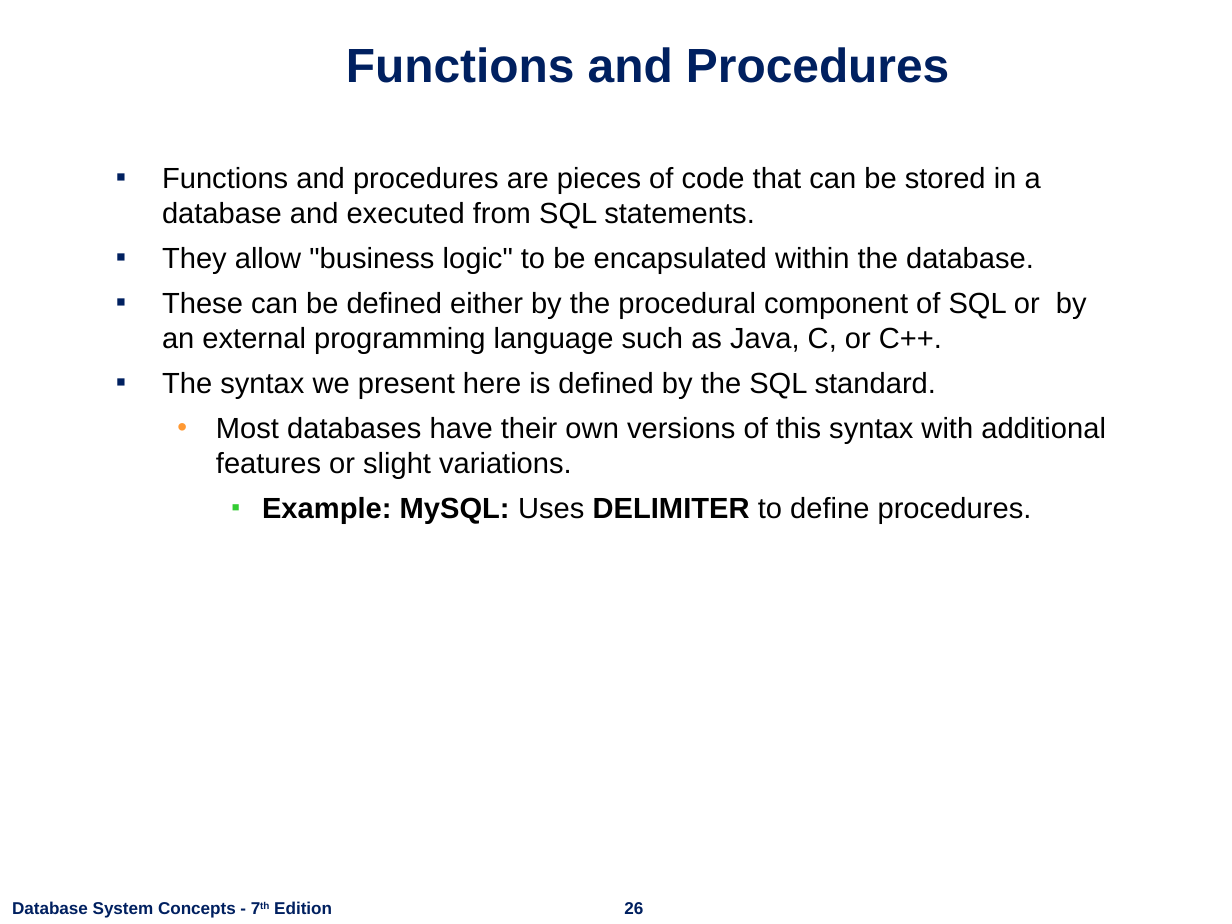
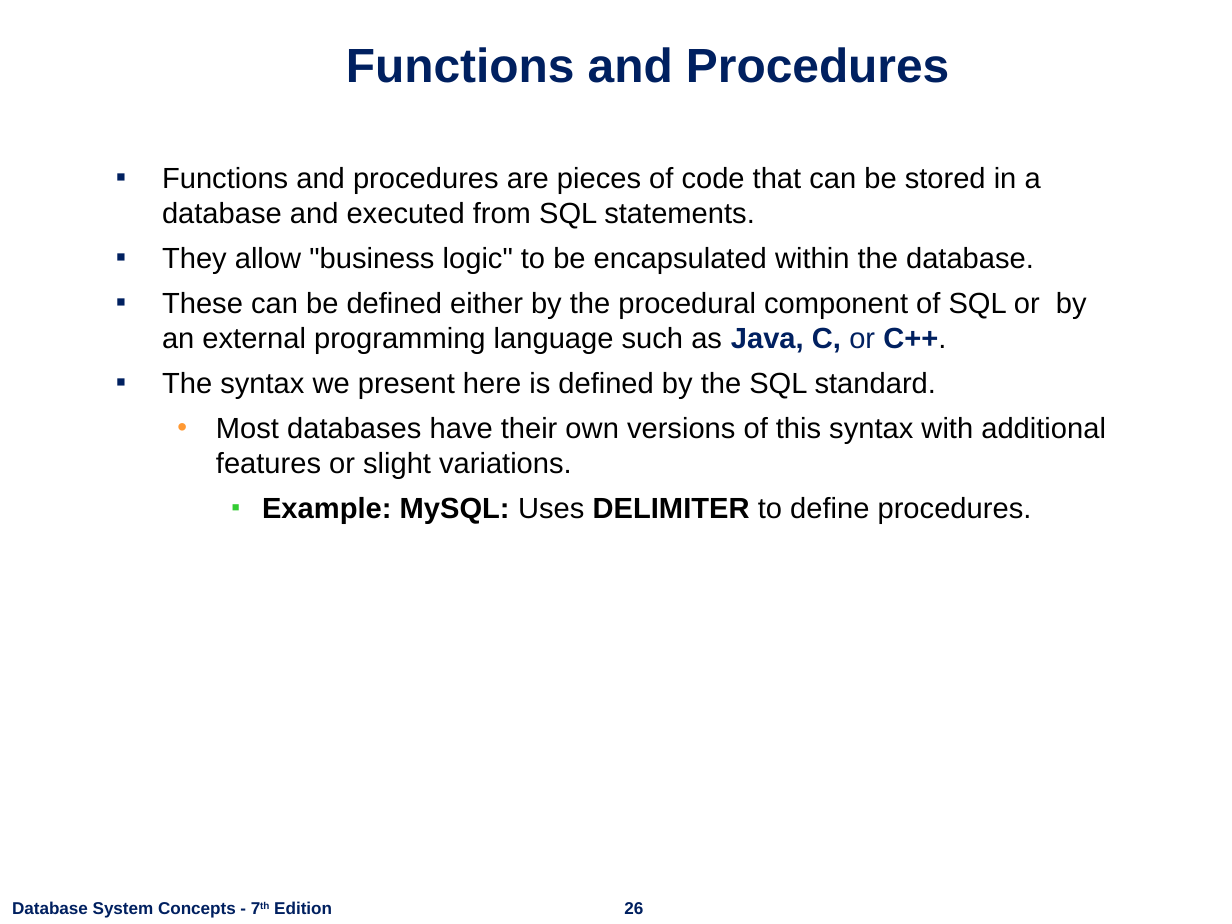
Before and after one commit to nashurgessa/DB-practices, a slide deck: slide 26 of Slides/L18-24 Advanced SQL.pptx. Drawn at 1232x924 pixels with LibreOffice and Linux fonts; fonts in the diff are those of the drawing; background and template pictures are left out. Boxes give left, top, right and bottom in pixels: in the first picture for what was removed or moved away, otherwise in the second. Text is boxed around its words. In the diff, an @@ line names an element or a change of style, - is before the commit and + after.

```diff
--- a/Slides/L18-24 Advanced SQL.pptx
+++ b/Slides/L18-24 Advanced SQL.pptx
@@ text at (162,292,1087,353): text colour #000000 to #002060 in "Java, C, or C++."; bold on in "Java, C, C++." @@
```
Also in this commit, not shown: 7 other slides changed.
